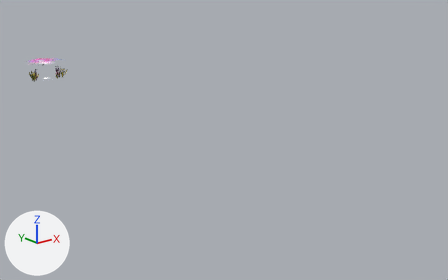
What one commit did to the glTF model public/assets/animacao-ufes.glb.
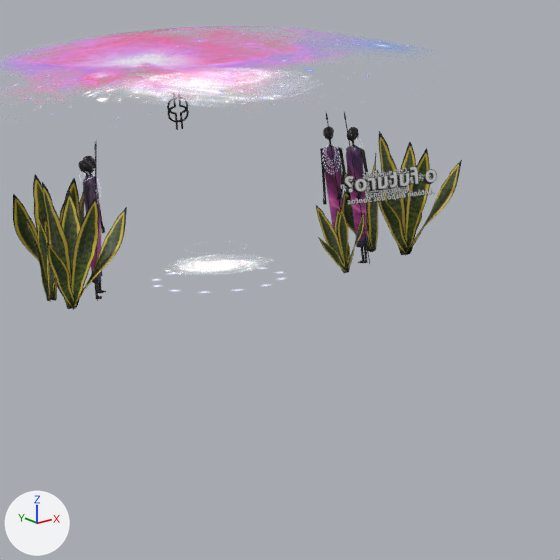
The first picture shows the older version from a 50 mm lens placed at (-11.16, -26.94, 5.45), pointed at (1.53, -11.08, -0.9). The close-ups show both versions on the part from 6% to 17% of the width and 20% to 37% of the height of that picture; other places that the commit changed are outside them. The lights are fixed; the arrows at lower left show +X, +Y and +Z. Where no turn or scale is listed for an object, it has been applied to the vertices.

The first close-up shows 'NYANSAPO-up', 'espada-de-santa-barbara.004', 'espada-de-santa-barbara.005', 'espada-de-santa-barbara.006', 'espada-de-santa-barbara.008', 'espada-de-santa-barbara.010', 'espada-de-santa-barbara.012', 'galaxia.001', 'galaxia.003', 'maasai.003', 'maasai.004', 'texto - Nego Bispo.001', 'texto - Nego Bispo.002', 'texto - Nego Bispo.003', 'texto - Nego Bispo.005', 'texto - Nego Bispo.006', 'texto - Nego Bispo.010', 'texto - Nego Bispo.011'.
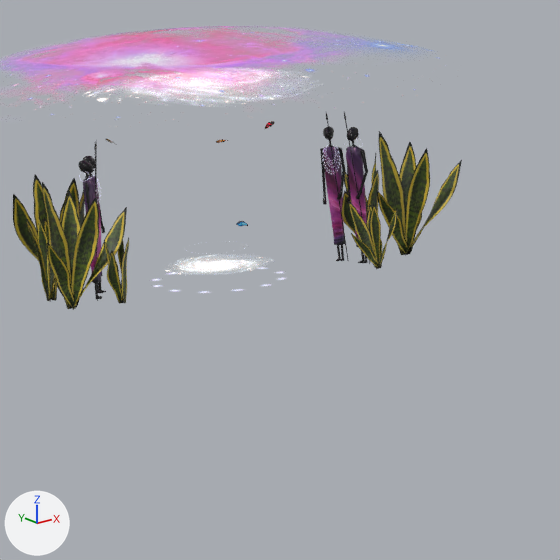
The change, as a list of edits to the scene's bpy script:
```text
Add mat_borboletas:
    mat_borboletas = bpy.data.materials.new('borboletas')
    # uses the picture img_borboletas
Remove ob_nyansapo_up:
    ob_nyansapo_up = bpy.data.objects.new('NYANSAPO-up', me_beziercurve_001)
Remove ob_nyansapo_down:
    ob_nyansapo_down = bpy.data.objects.new('NYANSAPO-down', me_beziercurve_001)
Change ob_espada_de_santa_barbara_010:
    ob_espada_de_santa_barbara_010.location: (0.388, -0.32, -0.366) -> (0.522, -0.32, -0.366)
Remove ob_texto___nego_bispo:
    ob_texto___nego_bispo = bpy.data.objects.new('texto - Nego Bispo', me_texto___nêgo_bispo)
Remove ob_texto___nego_bispo_001:
    ob_texto___nego_bispo_001 = bpy.data.objects.new('texto - Nego Bispo.001', me_texto___nêgo_bispo_011)
Remove ob_texto___nego_bispo_002:
    ob_texto___nego_bispo_002 = bpy.data.objects.new('texto - Nego Bispo.002', me_texto___nêgo_bispo_002)
Remove ob_texto___nego_bispo_003:
    ob_texto___nego_bispo_003 = bpy.data.objects.new('texto - Nego Bispo.003', me_texto___nêgo_bispo_003)
Remove ob_texto___nego_bispo_004:
    ob_texto___nego_bispo_004 = bpy.data.objects.new('texto - Nego Bispo.004', me_texto___nêgo_bispo_004)
Remove ob_texto___nego_bispo_005:
    ob_texto___nego_bispo_005 = bpy.data.objects.new('texto - Nego Bispo.005', me_texto___nêgo_bispo_005)
Remove ob_texto___nego_bispo_006:
    ob_texto___nego_bispo_006 = bpy.data.objects.new('texto - Nego Bispo.006', me_texto___nêgo_bispo_006)
Remove ob_texto___nego_bispo_008:
    ob_texto___nego_bispo_008 = bpy.data.objects.new('texto - Nego Bispo.008', me_texto___nêgo_bispo_008)
Remove ob_texto___nego_bispo_009:
    ob_texto___nego_bispo_009 = bpy.data.objects.new('texto - Nego Bispo.009', me_texto___nêgo_bispo_009)
Remove ob_texto___nego_bispo_010:
    ob_texto___nego_bispo_010 = bpy.data.objects.new('texto - Nego Bispo.010', me_texto___nêgo_bispo_012)
Remove ob_texto___nego_bispo_011:
    ob_texto___nego_bispo_011 = bpy.data.objects.new('texto - Nego Bispo.011', me_texto___nêgo_bispo_013)
Add ob_espada_de_santa_barbara_001:
    ob_espada_de_santa_barbara_001 = bpy.data.objects.new('espada-de-santa-barbara.001', me_espada_de_santa_barbara_008)
    ob_espada_de_santa_barbara_001.location = (-0.517, -0.32, -0.366)
    ob_espada_de_santa_barbara_001.rotation_euler = (3.01, 0.0748, 1.281)  # degrees (172, 4.3, 73)
    ob_espada_de_santa_barbara_001.scale = (-0.584, -0.584, -0.584)
Add ob_borboleta2_asa_esq_b_001:
    ob_borboleta2_asa_esq_b_001 = bpy.data.objects.new('borboleta2_asa_esq_B.001', me_borboletas_014)  # 4 vertices, 2 faces; spans x -0.0199..0.008, y -0.0015..0.0181, z -0.0193..0.0016
    ob_borboleta2_asa_esq_b_001.location = (-0.019, -0.31, -0.113)
Add ob_borboleta2_asa_esq_a_001:
    ob_borboleta2_asa_esq_a_001 = bpy.data.objects.new('borboleta2_asa_esq_A.001', me_borboletas_006)  # 4 vertices, 2 faces; spans x -0.0021..0.0241, y -0.0028..0.0238, z -0.0174..0.0031
    ob_borboleta2_asa_esq_a_001.location = (-0.019, -0.311, -0.112)
Add ob_borboleta3_asa_dir_b:
    ob_borboleta3_asa_dir_b = bpy.data.objects.new('borboleta3_asa_dir_B', me_borboletas_002)  # 4 vertices, 2 faces; spans x -0.02..0.0063, y -0.0106..0.0009, z -0.0231..0.0019
    ob_borboleta3_asa_dir_b.location = (-0.019, -0.311, -0.113)
Add ob_borboleta3_asa_dir_a:
    ob_borboleta3_asa_dir_a = bpy.data.objects.new('borboleta3_asa_dir_A', me_borboletas_001)  # 4 vertices, 2 faces; spans x -0.002..0.0213, y -0.0201..0.0009, z -0.023..0.0033
    ob_borboleta3_asa_dir_a.location = (-0.019, -0.311, -0.112)
Add ob_borboleta1_asa_esq_b:
    ob_borboleta1_asa_esq_b = bpy.data.objects.new('borboleta1_asa_esq_B', me_borboletas_008)  # 4 vertices, 2 faces; spans x -0.0199..0.0057, y -0.0016..0.0194, z -0.0151..0.0012
    ob_borboleta1_asa_esq_b.location = (-0.061, -0.29, 0.206)
Add ob_borboleta1_asa_dir_b:
    ob_borboleta1_asa_dir_b = bpy.data.objects.new('borboleta1_asa_dir_B', me_borboletas_003)  # 4 vertices, 2 faces; spans x -0.02..0.0033, y -0.0218..0.0018, z -0.0056..0.0004
    ob_borboleta1_asa_dir_b.location = (-0.061, -0.291, 0.206)
Add ob_borboleta2_asa_esq_b:
    ob_borboleta2_asa_esq_b = bpy.data.objects.new('borboleta2_asa_esq_B', me_borboletas_013)  # 4 vertices, 2 faces; spans x -0.0019..0.0204, y -0.0211..0.0017, z -0.0082..0.0047
    ob_borboleta2_asa_esq_b.location = (0.126, -0.311, 0.254)
Add ob_borboleta2_asa_esq_a:
    ob_borboleta2_asa_esq_a = bpy.data.objects.new('borboleta2_asa_esq_A', me_borboletas_012)  # 4 vertices, 2 faces; spans x -0.0197..0.0057, y -0.0305..0.0014, z -0.01..0.0007
    ob_borboleta2_asa_esq_a.location = (0.126, -0.311, 0.254)
Add ob_borboleta2_asa_dir_b:
    ob_borboleta2_asa_dir_b = bpy.data.objects.new('borboleta2_asa_dir_B', me_borboletas_010)  # 4 vertices, 2 faces; spans x -0.002..0.0214, y -0.0008..0.0095, z -0.0207..0.0039
    ob_borboleta2_asa_dir_b.location = (0.126, -0.311, 0.254)
Add ob_borboleta2_asa_dir_a:
    ob_borboleta2_asa_dir_a = bpy.data.objects.new('borboleta2_asa_dir_A', me_borboletas_009)  # 4 vertices, 2 faces; spans x -0.0197..0.007, y -0.0025..0.0144, z -0.0303..0.0015
    ob_borboleta2_asa_dir_a.location = (0.126, -0.311, 0.254)
Add ob_borboleta_2:
    ob_borboleta_2 = bpy.data.objects.new('borboleta_2', me_borboletas_011)  # 107 vertices, 168 faces; spans x -0.0066..0.0065, y -0.0233..0.0355, z -0.0009..0.0128
    ob_borboleta_2.parent = ob_borboleta2_base
    ob_borboleta_2.location = (0.0, 0.0, 0.0)
    ob_borboleta_2.scale = (19.6, 19.6, 19.6)
Add ob_borboleta2_base:
    ob_borboleta2_base = bpy.data.objects.new('borboleta2_base', None)
    ob_borboleta2_base.parent = ob_nurbspath_borboleta_2
    ob_borboleta2_base.location = (0.392, -0.0475, 0.745)
    ob_borboleta2_base.rotation_euler = (-0.247, 0.0599, 1.654)  # degrees (-14, 3.4, 95)
    ob_borboleta2_base.scale = (0.051, 0.051, 0.051)
Add ob_nurbspath_borboleta_2:
    ob_nurbspath_borboleta_2 = bpy.data.objects.new('NurbsPath_Borboleta_2', None)
    ob_nurbspath_borboleta_2.location = (-0.0427, -0.29, -0.0716)
    ob_nurbspath_borboleta_2.scale = (0.438, 0.438, 0.438)
```

Location of each change, (x1, y1, x2, y2) in pixels of the close-ups (560 x 560 px):
'espada-de-santa-barbara.010', moved
    before: (316, 205, 365, 273)
    after: (348, 201, 397, 269)
'texto - Nego Bispo.010', deleted
    before: (342, 166, 437, 205)
'espada-de-santa-barbara.001', added
    after: (104, 237, 129, 303)
'texto - Nego Bispo.006', deleted
    before: (363, 168, 408, 198)
'NYANSAPO-up', deleted
    before: (167, 97, 188, 130)
'NYANSAPO-down', deleted
    before: (168, 92, 189, 122)
'texto - Nego Bispo.005', deleted
    before: (374, 169, 401, 195)
'texto - Nego Bispo.011', deleted
    before: (349, 173, 419, 193)
'texto - Nego Bispo.003', deleted
    before: (355, 173, 408, 193)
'texto - Nego Bispo.009', deleted
    before: (340, 173, 431, 189)
'texto - Nego Bispo.004', deleted
    before: (367, 175, 422, 186)
'borboleta3_asa_dir_A', added
    after: (241, 221, 248, 226)
'borboleta3_asa_dir_B', added
    after: (237, 221, 243, 226)
'borboleta2_asa_esq_B', added
    after: (269, 121, 275, 124)
